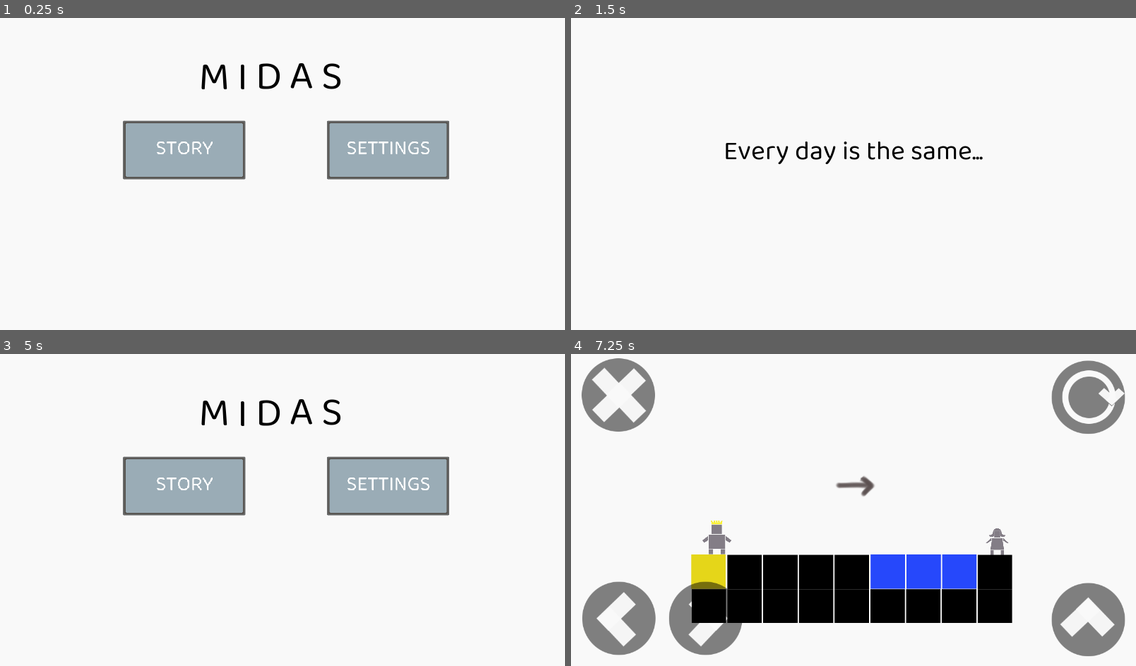
Above: before the commit, frames 1-4 (two rows, left to right).
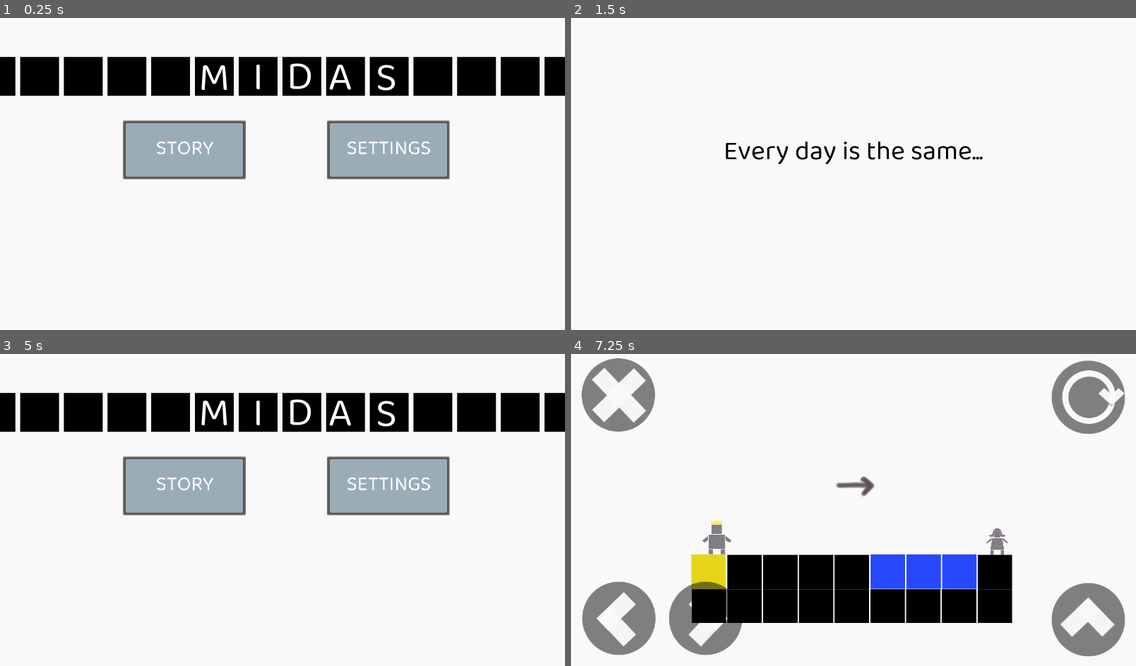
Above: after the commit, the same moments.

Repository: meburns/midas
Game: Godot game, scene res://src/Menu.tscn
The game is run twice, just before and just after one commit, with the same random seed, the same clock (stepped at 60 frames per second) and the same inputs.
Inputs:
- Up to frame 1 (0.25 s): no input
- Up to frame 2 (1.5 s): click "STORY" at 0.5 s; tap Enter (ui_accept) at 1.25 s; hold Right (move_right) from 1.28 s (still down); tap R (refresh) at 1.35 s
- Up to frame 3 (5 s): tap Space (jump) at 1.52, 2.27, 3.77, 4.52 s; tap Enter (ui_accept) at 2 s; tap R (refresh) every 0.75 s from 2.1 to 4.35 s; release Right (move_right) at 2.78 s; hold A (move_left) 2.78-3.53 s; hold Right (move_right) from 3.53 s (still down); tap Escape (menu) at 4.9 s
- Up to frame 4 (7.25 s): release Right (move_right) at 5 s; click "STORY" at 5 s; tap Enter (ui_accept) at 5.75, 6.5 s; hold A (move_left) 5.78-6.53 s; tap R (refresh) at 5.85, 6.6 s; tap Space (jump) at 6.02 s; hold Right (move_right) from 6.53 s (still down)

The runs differ from the first frame. In frame 1, 11% of the frame differs, in the area x 0-100%, y 12-52%; in frame 2, nothing differs; in frame 3, 11%; in frame 4, nothing differs.

Commit message:
Add menu title flair

Diff:
--- a/src/Menu.gd
+++ b/src/Menu.gd
@@ -6,12 +6,13 @@
 	TouchButtons.set_visible(false)
 	MusicPlayer.stop()
 	get_node("MenuMusic").play()
-	get_node("MainTitle").set_bbcode("[wave freq=3]M I D A S[/wave]")
+	get_node("MainTitle").set_bbcode("[wave freq=3]M   I   D  A   S[/wave]")
 	if Database.get_story_completed():
 		$EndlessButton.visible = true
 		$EndlessButton.disabled = false
 		$MainTitle.add_color_override("font_color", Color( 229, 203, 33, 255 ))
 		$TitleSparkle.set_emitting(true)
+		$Blocks.play("marquee")
 	else:
 		$EndlessButton.visible = false
 
--- a/src/Menu.tscn
+++ b/src/Menu.tscn
@@ -6,6 +6,105 @@
 [ext_resource path="res://src/MainCamera.tscn" type="PackedScene" id=4]
 [ext_resource path="res://assets/fonts/Baloo_Bhaina_2/main_menu.tres" type="DynamicFont" id=5]
 [ext_resource path="res://assets/fonts/Baloo_Bhaina_2/normal_font.tres" type="DynamicFont" id=6]
+[ext_resource path="res://assets/blocks/menu_blocks.png" type="Texture" id=7]
+
+[sub_resource type="AtlasTexture" id=9]
+flags = 4
+atlas = ExtResource( 7 )
+region = Rect2( 0, 0, 1280, 100 )
+
+[sub_resource type="AtlasTexture" id=10]
+flags = 4
+atlas = ExtResource( 7 )
+region = Rect2( 0, 0, 1280, 100 )
+
+[sub_resource type="AtlasTexture" id=11]
+flags = 4
+atlas = ExtResource( 7 )
+region = Rect2( 0, 100, 1280, 100 )
+
+[sub_resource type="AtlasTexture" id=12]
+flags = 4
+atlas = ExtResource( 7 )
+region = Rect2( 0, 200, 1280, 100 )
+
+[sub_resource type="AtlasTexture" id=13]
+flags = 4
+atlas = ExtResource( 7 )
+region = Rect2( 0, 300, 1280, 100 )
+
+[sub_resource type="AtlasTexture" id=14]
+flags = 4
+atlas = ExtResource( 7 )
+region = Rect2( 0, 400, 1280, 100 )
+
+[sub_resource type="AtlasTexture" id=15]
+flags = 4
+atlas = ExtResource( 7 )
+region = Rect2( 0, 500, 1280, 100 )
+
+[sub_resource type="AtlasTexture" id=16]
+flags = 4
+atlas = ExtResource( 7 )
+region = Rect2( 0, 600, 1280, 100 )
+
+[sub_resource type="AtlasTexture" id=17]
+flags = 4
+atlas = ExtResource( 7 )
+region = Rect2( 0, 700, 1280, 100 )
+
+[sub_resource type="AtlasTexture" id=18]
+flags = 4
+atlas = ExtResource( 7 )
+region = Rect2( 0, 800, 1280, 100 )
+
+[sub_resource type="AtlasTexture" id=19]
+flags = 4
+atlas = ExtResource( 7 )
+region = Rect2( 0, 900, 1280, 100 )
+
+[sub_resource type="AtlasTexture" id=20]
+flags = 4
+atlas = ExtResource( 7 )
+region = Rect2( 0, 1000, 1280, 100 )
+
+[sub_resource type="AtlasTexture" id=21]
+flags = 4
+atlas = ExtResource( 7 )
+region = Rect2( 0, 1100, 1280, 100 )
+
+[sub_resource type="AtlasTexture" id=22]
+flags = 4
+atlas = ExtResource( 7 )
+region = Rect2( 0, 1200, 1280, 100 )
+
+[sub_resource type="AtlasTexture" id=23]
+flags = 4
+atlas = ExtResource( 7 )
+region = Rect2( 0, 1300, 1280, 100 )
+
+[sub_resource type="AtlasTexture" id=24]
+flags = 4
+atlas = ExtResource( 7 )
+region = Rect2( 0, 1400, 1280, 100 )
+
+[sub_resource type="AtlasTexture" id=25]
+flags = 4
+atlas = ExtResource( 7 )
+region = Rect2( 0, 1500, 1280, 100 )
+
+[sub_resource type="SpriteFrames" id=8]
+animations = [ {
+"frames": [ SubResource( 9 ) ],
+"loop": true,
+"name": "idle",
+"speed": 5.0
+}, {
+"frames": [ SubResource( 10 ), SubResource( 11 ), SubResource( 12 ), SubResource( 13 ), SubResource( 14 ), SubResource( 15 ), SubResource( 16 ), SubResource( 17 ), SubResource( 18 ), SubResource( 19 ), SubResource( 20 ), SubResource( 21 ), SubResource( 22 ), SubResource( 23 ), SubResource( 24 ), SubResource( 25 ) ],
+"loop": true,
+"name": "marquee",
+"speed": 1.0
+} ]
 
 [sub_resource type="AtlasTexture" id=1]
 flags = 4
@@ -46,32 +145,37 @@
 } ]
 
 [node name="Menu" type="Node2D"]
-position = Vector2( -346.79, -241.557 )
+position = Vector2( -0.0674496, 0.0999546 )
 script = ExtResource( 2 )
 __meta__ = {
 "_edit_horizontal_guides_": [ 720.0 ]
 }
 
+[node name="Blocks" type="AnimatedSprite" parent="."]
+position = Vector2( 640, 145 )
+scale = Vector2( 1.1, 1.1 )
+frames = SubResource( 8 )
+animation = "idle"
+
 [node name="MainTitle" type="RichTextLabel" parent="."]
-margin_left = 795.798
-margin_top = 305.557
-margin_right = 1139.8
-margin_bottom = 461.557
+margin_left = 449.682
+margin_top = 64.6265
+margin_right = 957.682
+margin_bottom = 220.626
 custom_fonts/normal_font = ExtResource( 5 )
-custom_colors/default_color = Color( 0, 0, 0, 1 )
 bbcode_enabled = true
 bbcode_text = "M I D A S"
-text = "M I D A S"
+text = "M   I   D  A   S"
 scroll_active = false
 __meta__ = {
 "_edit_use_anchors_": false
 }
 
 [node name="StoryButton" type="TextureButton" parent="."]
-margin_left = 614.37
-margin_top = 476.182
-margin_right = 1014.37
-margin_bottom = 676.182
+margin_left = 267.874
+margin_top = 234.353
+margin_right = 667.874
+margin_bottom = 434.353
 rect_scale = Vector2( 0.75, 0.75 )
 __meta__ = {
 "_edit_use_anchors_": false
@@ -97,10 +201,10 @@
 }
 
 [node name="SettingsButton" type="TextureButton" parent="."]
-margin_left = 1076.14
-margin_top = 476.304
-margin_right = 1476.14
-margin_bottom = 676.304
+margin_left = 729.64
+margin_top = 234.476
+margin_right = 1129.64
+margin_bottom = 434.476
 rect_scale = Vector2( 0.75, 0.75 )
 __meta__ = {
 "_edit_use_anchors_": false
@@ -126,10 +230,10 @@
 }
 
 [node name="EndlessButton" type="TextureButton" parent="."]
-margin_left = 845.579
-margin_top = 709.352
-margin_right = 1245.58
-margin_bottom = 909.352
+margin_left = 499.084
+margin_top = 467.523
+margin_right = 899.084
+margin_bottom = 667.523
 rect_scale = Vector2( 0.75, 0.75 )
 __meta__ = {
 "_edit_use_anchors_": false
@@ -158,7 +262,7 @@
 stream = ExtResource( 3 )
 
 [node name="TitleSparkle" type="CPUParticles2D" parent="."]
-position = Vector2( 962.79, 377.557 )
+position = Vector2( 684.544, 145.231 )
 emitting = false
 amount = 120
 emission_shape = 2
@@ -167,7 +271,7 @@
 color = Color( 0.945098, 0.894118, 0.113725, 1 )
 
 [node name="Camera2D" parent="." instance=ExtResource( 4 )]
-position = Vector2( 346.79, 241.557 )
+position = Vector2( 0.294769, -0.271729 )
 [connection signal="button_down" from="StoryButton" to="." method="_on_StoryButton_button_down"]
 [connection signal="button_up" from="StoryButton" to="." method="_on_StoryButton_button_up"]
 [connection signal="button_down" from="SettingsButton" to="." method="_on_SettingsButton_button_down"]
Not shown: 1 places in src/Menu.tscn that only renumber resources
